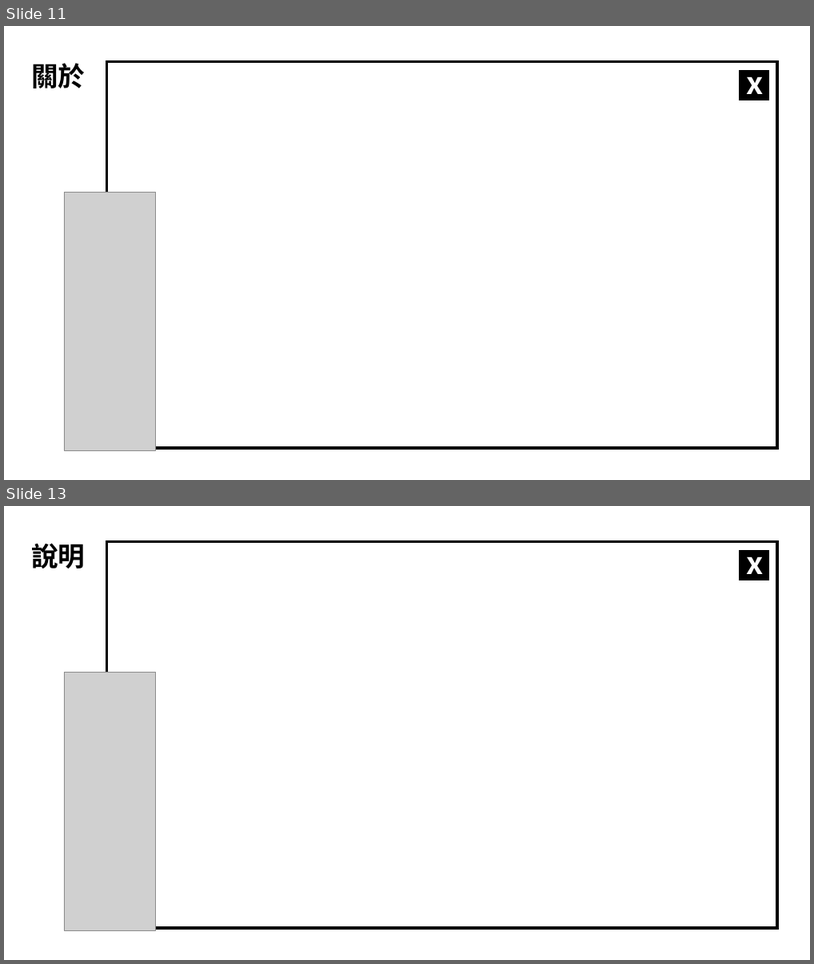
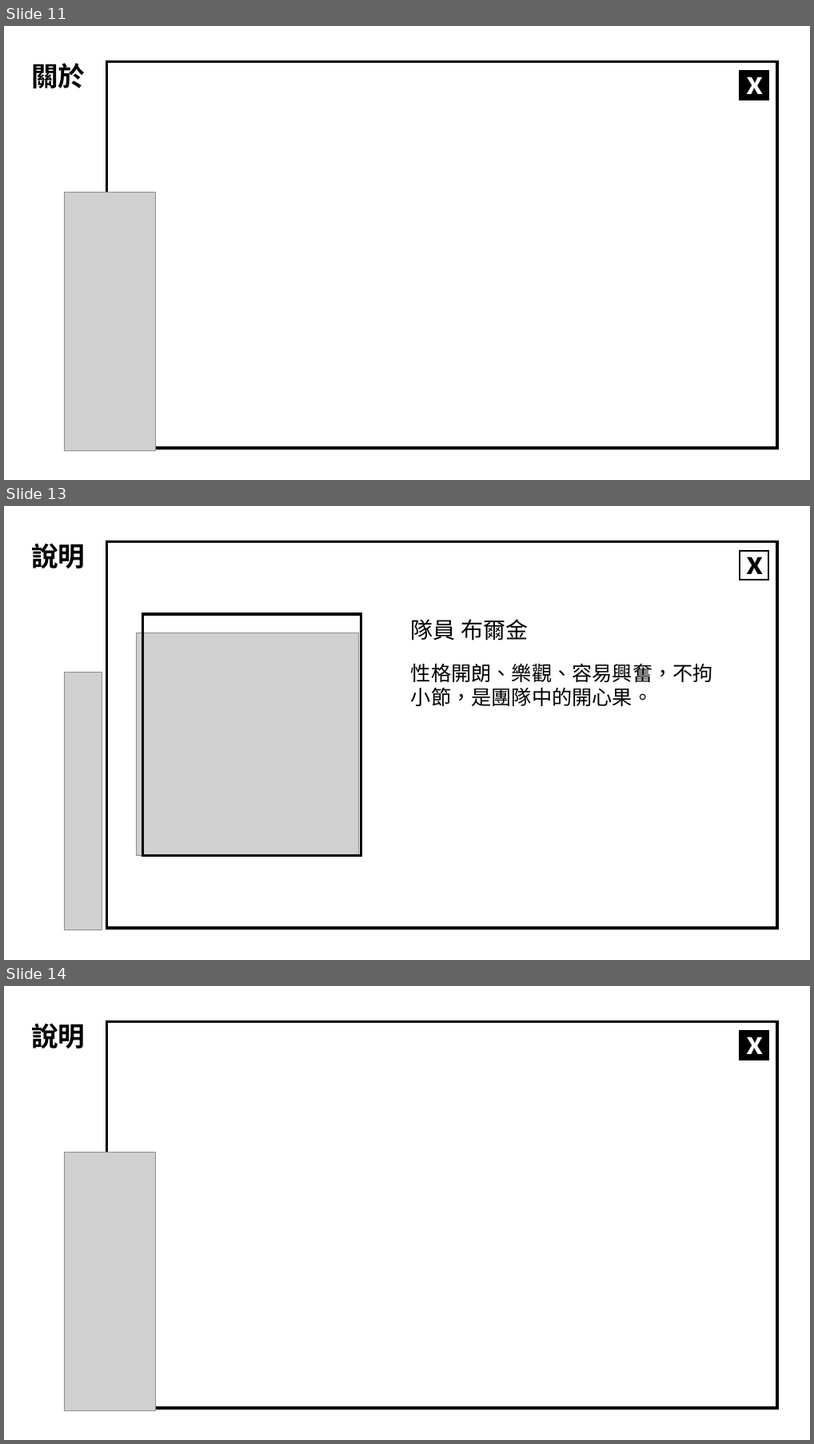
Before and after one commit to jxu930504/C_project, a slide deck: UI_PX.pptx. Shown one above the other, each under a label of ours: slides 11 and 13 before the commit, slides 11, 13 and 14 after it; the slides between them are not shown. The pictures are 814x964 and 814x1444 pixels, drawn with LibreOffice and Linux fonts; fonts in the diff are those of the drawing; grey boxes stand for pictures. Boxes give left, top, right and bottom in pixels: in the first picture for what was removed or moved away, otherwise in the second. Text is boxed around its words. In the diff, an @@ line names an element or a change of style, - is before the commit and + after.

```diff
--- a/UI_PX.pptx
+++ b/UI_PX.pptx
@@ slide 13 added at bbox=[4, 506, 810, 960], background #FFFFFF @@
@@ text added at bbox=[31, 543, 85, 568], 48 pt, text #000000, bold @@
+說明
@@ rectangle added at bbox=[106, 542, 778, 928], outline #000000 4.5 pt @@
@@ rectangle added at bbox=[740, 551, 770, 580], outline #000000 3 pt @@
@@ text added at bbox=[747, 550, 764, 580], 54 pt, text #000000, bold @@
+x
@@ rectangle added at bbox=[142, 614, 362, 855], outline #000000 4.5 pt @@
@@ text added at bbox=[411, 619, 528, 640], 40 pt, text #000000 @@
+隊員 布爾金
@@ picture added at bbox=[136, 633, 358, 856] @@
@@ picture added at bbox=[64, 672, 101, 929] @@
@@ text added at bbox=[411, 663, 714, 706], 36 pt, text #000000 @@
+性格開朗、樂觀、容易興奮，不拘小節，是團隊中的開心果。
@@ what was slide 13 is now slide 14 @@
```
Also in this commit, not shown: 1 slide changed, 40 other files.
